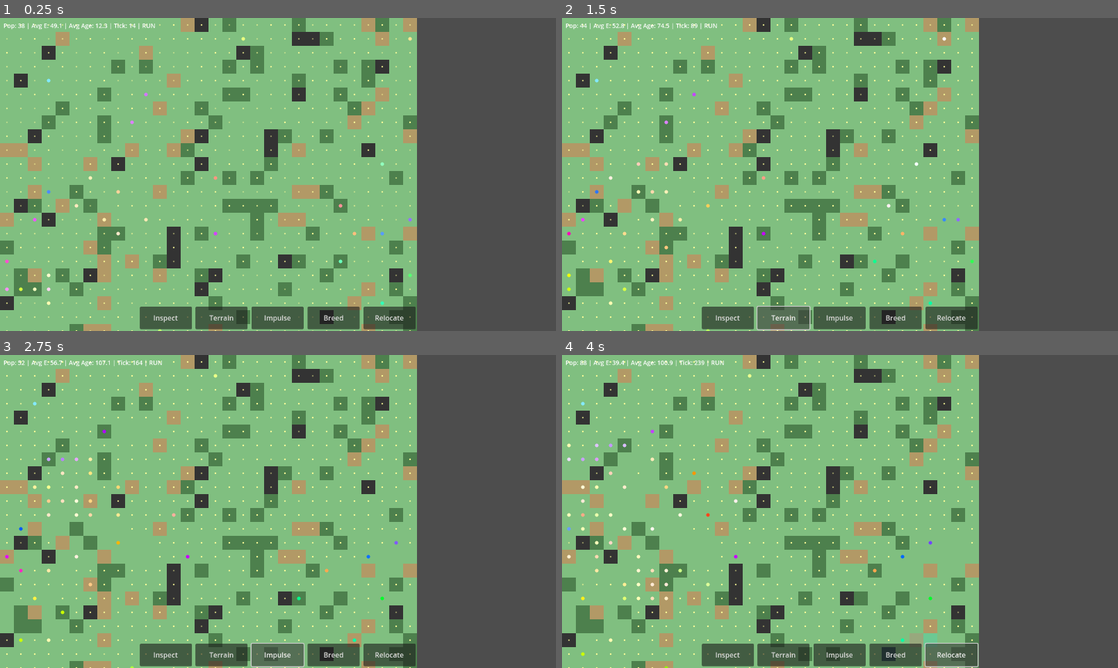
Above: before the commit, frames 1-4 (two rows, left to right).
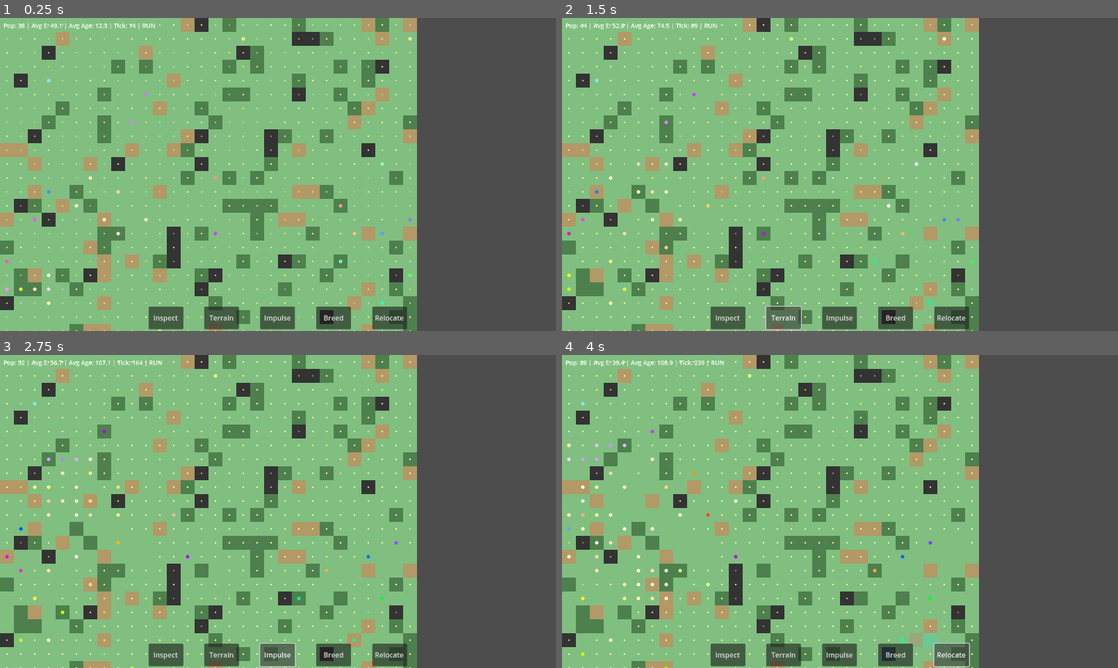
Above: after the commit, the same moments.

Repository: lavich/EvoCraft
Game: Godot game, scene res://main.tscn
Two runs of this game, one before a commit and one after it. Both use one fixed random seed, a clock stepped at 60 frames per second and the inputs below.
Inputs:
- Up to frame 1 (0.25 s): no input
- Up to frame 2 (1.5 s): click "Inspect" at 0.5 s; click "Terrain" at 1.25 s
- Up to frame 3 (2.75 s): click "Impulse" at 2 s
- Up to frame 4 (4 s): click "Breed" at 2.75 s; click "Relocate" at 3.5 s

The runs differ from the first frame. In frame 1, 1.2% of the frame differs, in the area x 25-75%, y 92-100%; in frame 2, 1.2%; in frame 3, 1.2%; in frame 4, 1.2%.

Commit message:
fix: revert button sizes to 120x52 after editor overwrite

Diff:
--- a/main.tscn
+++ b/main.tscn
@@ -50,31 +50,31 @@
 theme_override_constants/separation = 4
 
 [node name="PointerBtn" type="Button" parent="HUD/ToolPalette"]
-custom_minimum_size = Vector2(120, 52)
+custom_minimum_size = Vector2(80, 36)
 layout_mode = 2
 size_flags_horizontal = 6
 text = "Inspect"
 
 [node name="TerrainBtn" type="Button" parent="HUD/ToolPalette"]
-custom_minimum_size = Vector2(120, 52)
+custom_minimum_size = Vector2(80, 36)
 layout_mode = 2
 size_flags_horizontal = 6
 text = "Terrain"
 
 [node name="ImpulseBtn" type="Button" parent="HUD/ToolPalette"]
-custom_minimum_size = Vector2(120, 52)
+custom_minimum_size = Vector2(80, 36)
 layout_mode = 2
 size_flags_horizontal = 6
 text = "Impulse"
 
 [node name="BreedBtn" type="Button" parent="HUD/ToolPalette"]
-custom_minimum_size = Vector2(120, 52)
+custom_minimum_size = Vector2(80, 36)
 layout_mode = 2
 size_flags_horizontal = 6
 text = "Breed"
 
 [node name="RelocateBtn" type="Button" parent="HUD/ToolPalette"]
-custom_minimum_size = Vector2(120, 52)
+custom_minimum_size = Vector2(80, 36)
 layout_mode = 2
 size_flags_horizontal = 6
 text = "Relocate"
